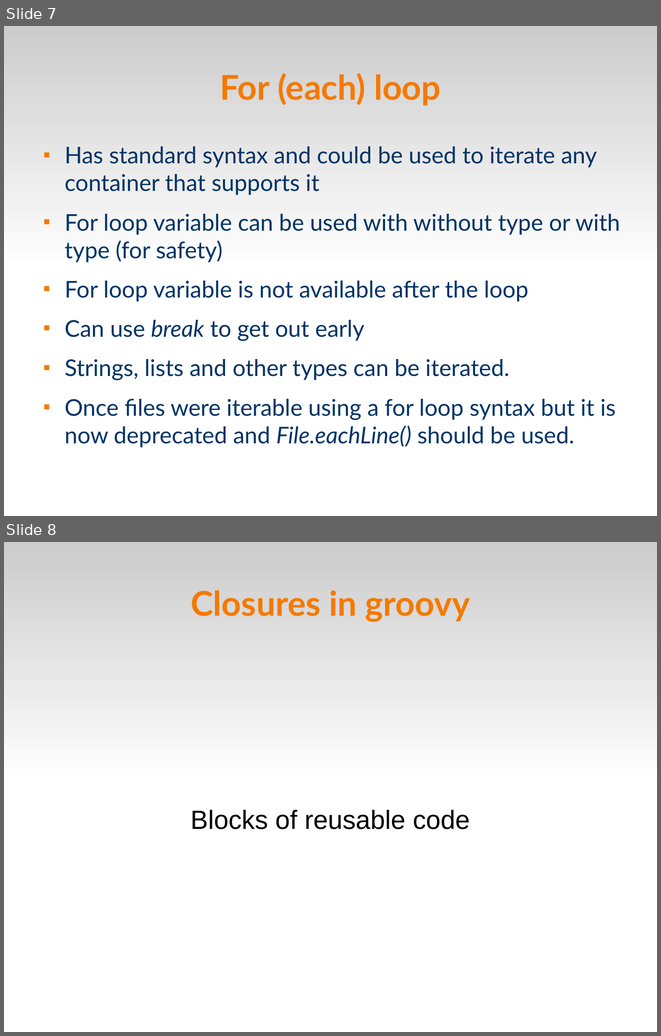
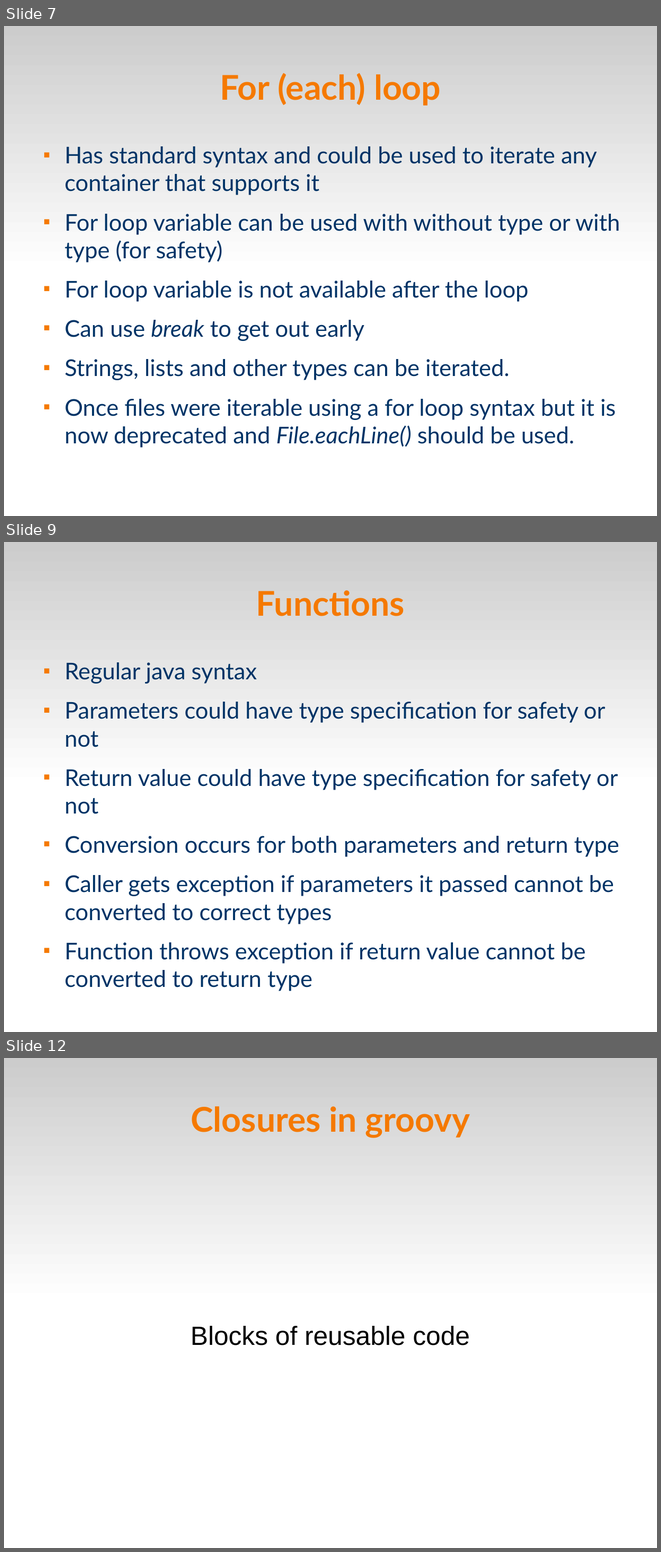
Before and after one commit to veltzer/demos, a slide deck: groovy/groovy.odp. Shown one above the other, each under a label of ours: slides 7 and 8 before the commit, slides 7, 9 and 12 after it; the slides between them are not shown. The pictures are 661x1036 and 661x1552 pixels, drawn with LibreOffice and Linux fonts; fonts in the diff are those of the drawing. Boxes give left, top, right and bottom in pixels: in the first picture for what was removed or moved away, otherwise in the second. Text is boxed around its words. In the diff, an @@ line names an element or a change of style, - is before the commit and + after.

```diff
--- a/groovy/groovy.odp
+++ b/groovy/groovy.odp
@@ slide 9 added at [4,542,657,1032], background #FFFFFF; not listed: 1 template element that a slide beside it also shows @@
@@ title added at [256,590,405,616], 41.4 pt, text #F57900, bold @@
+Functions
@@ text added at [64,662,619,991], 28 pt, text #003366 @@
+■ Regular java syntax
+■ Parameters could have type specification for safety or not
+■ Return value could have type specification for safety or not
+■ Conversion occurs for both parameters and return type
+■ Caller gets exception if parameters it passed cannot be converted to correct types
+■ Function throws exception if return value cannot be converted to return type
@@ what was slide 8 is now slide 12 @@
```
Also in this commit, not shown: 3 other slides added, 3 other files.
